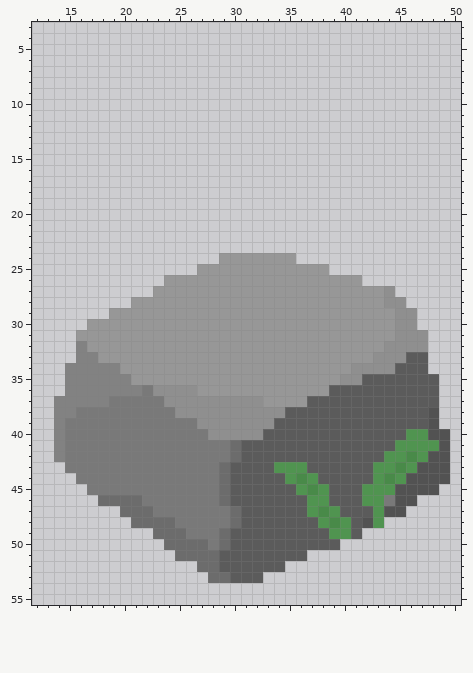
Pixel-art sprite -- assets/rock_submerged.png. The picture above was drawn from the file before the commit.
The file is 64x64 pixels. Colours within 5 levels of each other are drawn and written as one. Shown: x 12..50, y 3..55.
The same view after the edit:
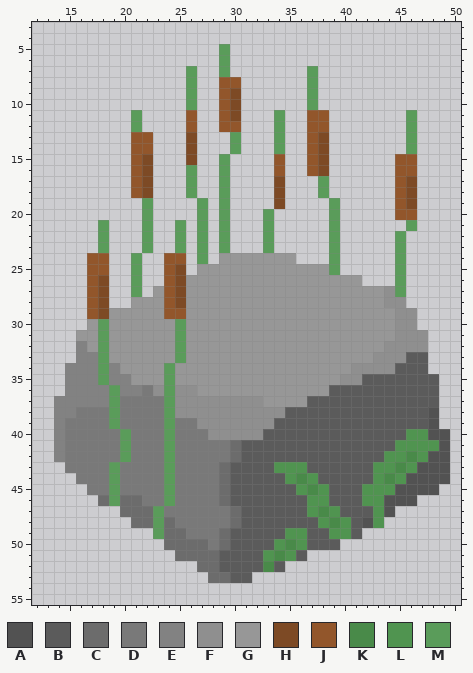
Palette (. is transparent): A #525252  B #5b5b5b  C #6c6c6c  D #797979  E #828282  F #8f8f8f  G #979797  H #7d4a25  J #92562b  K #498a49  L #509450  M #5a9c5a
What changed:
Colour D becomes colour A in row 46 at x 44.
The author put colour H in rows 9 to 11 at x 30; in rows 13 to 14 at x 26 and 38; in row 15 at x 22, 26 and 38; in row 16 at x 22 and 38; in rows 17 to 18 at x 22, 34 and 46; in row 19 at x 34 and 46.
The author put colour H in row 25 at x 25; in rows 26 to 29 at x 18.
Colour G becomes colour H in rows 26 to 28 at x 25.
The author put colour J in row 8 at x 29 to 30; in rows 9 to 10 at x 29; in row 11 at x 26, 29 and 37 to 38; in row 12 at x 26, 29 to 30 and 37 to 38; in rows 13 to 14 at x 21 to 22 and 37; in rows 15 to 16 at x 21, 34, 37 and 45 to 46.
The author put colour J in rows 17 to 18 at x 21 and 45; in row 19 at x 45; in row 20 at x 45 to 46; in row 24 at x 17 to 18 and 24 to 25; in row 25 at x 17 to 18 and 24; in rows 26 to 29 at x 17.
Colour G becomes colour J in rows 26 to 28 at x 24; in row 29 at x 24 to 25.
Colour B becomes colour K in row 50 at x 35; in row 51 at x 34; in row 52 at x 33.
Colour B becomes colour L in row 49 at x 35 to 36; in row 50 at x 34 and 36; in row 51 at x 33 and 35.
The author put colour M in rows 5 to 6 at x 29; in row 7 at x 26, 29 and 37; in rows 8 to 10 at x 26 and 37; in rows 11 to 12 at x 21, 34 and 46; in rows 13 to 14 at x 30, 34 and 46; in row 15 at x 29.
The author put colour M in row 16 at x 26 and 29; in rows 17 to 18 at x 26, 29 and 38; in row 19 at x 22, 27, 29 and 39; in row 20 at x 22, 27, 29, 33 and 39; in row 21 at x 18, 22, 25, 27, 29, 33, 39 and 46; in rows 22 to 23 at x 18, 22, 25, 27, 29, 33, 39 and 45.
The author put colour M in row 24 at x 21, 27, 39 and 45; in row 25 at x 21, 39 and 45; in rows 26 to 27 at x 21 and 45.
Colour C becomes colour M in row 46 at x 19; in rows 48 to 49 at x 23.
Colour D becomes colour M in row 37 at x 19; in rows 38 to 39 at x 19 and 24; in rows 40 to 42 at x 20 and 24; in rows 43 to 45 at x 19 and 24; in row 46 at x 24; in row 47 at x 23.
Colour E becomes colour M in rows 34 to 35 at x 18; in row 36 at x 19.
Colour F becomes colour M in rows 36 to 37 at x 24.
Colour G becomes colour M in rows 30 to 33 at x 18 and 25; in rows 34 to 35 at x 24.
Colour A is gone in row 47 at x 45.
Colour B is gone in row 53 at x 32.
Boxes around the changes in both pictures, in picture pixels (x1, y1, x2, y2):
changed: (87, 44, 340, 583)
added: (395, 110, 417, 297)
changed: (384, 495, 406, 517)
